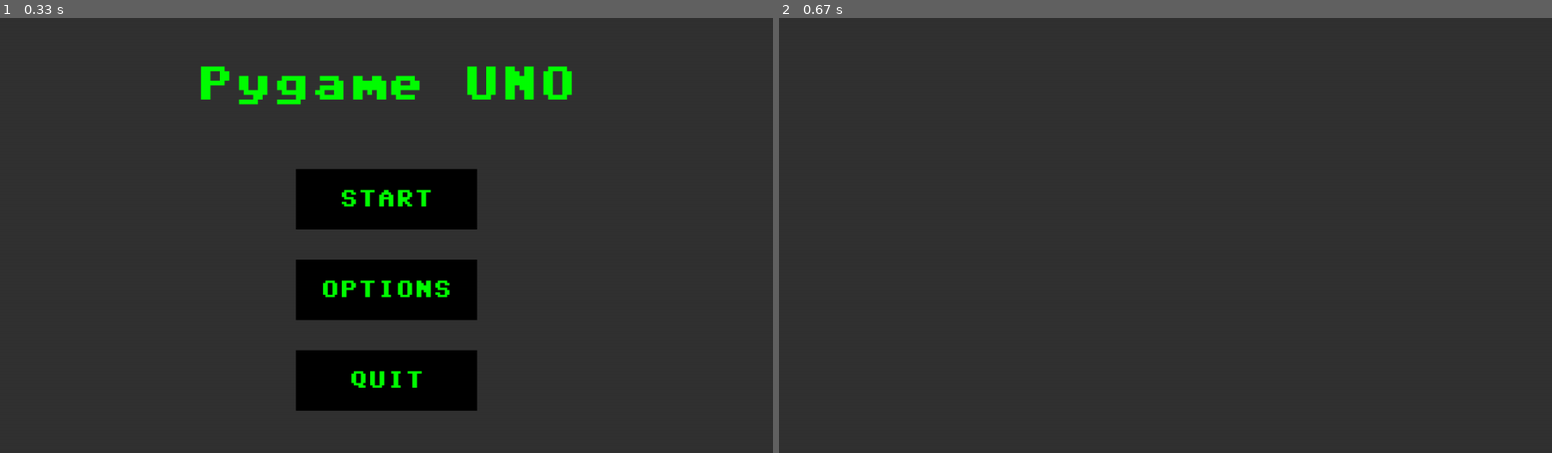
Above: before the commit, frames 1-2 (left to right).
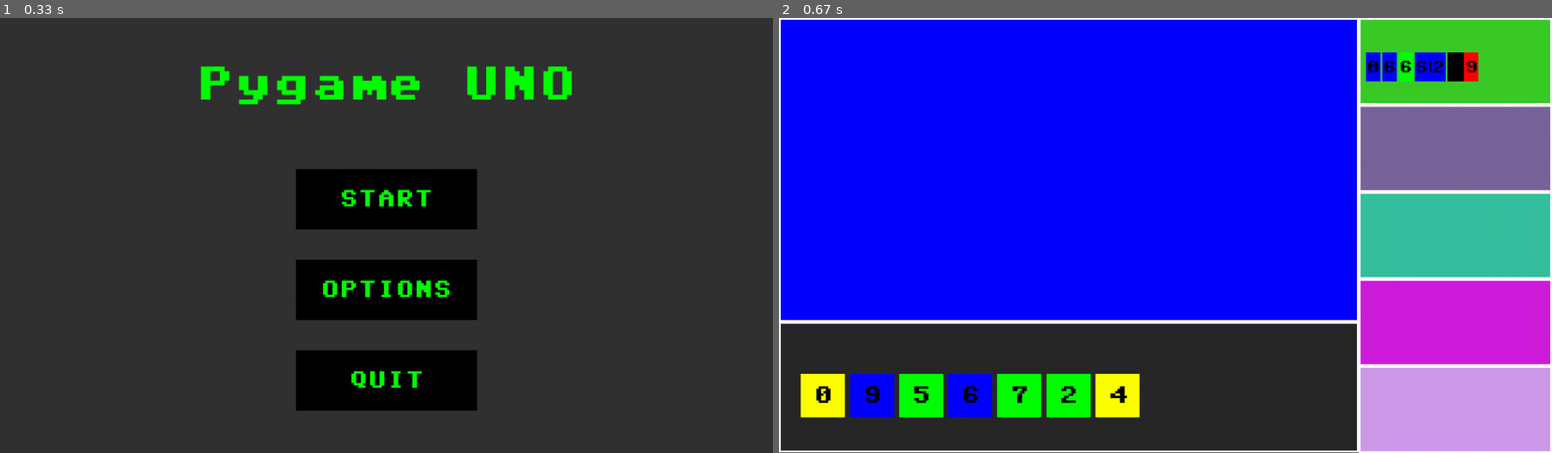
Above: after the commit, the same moments.

Repository: jrsky723/pygameuno
Game: pygame game, started from main.py
Same seed, same stepped clock (60 frames per second), same inputs: the game is played once before the commit and once after it.
Inputs:
- Up to frame 1 (0.33 s): no input
- Up to frame 2 (0.67 s): click "START" at 0.38 s

Frame 1 is identical in both runs. In frame 2, 82% of the frame differs, in the area x 0-100%, y 0-100%.

Commit message:
basic game screen

Diff:
--- a/game/card.py
+++ b/game/card.py
@@ -8,3 +8,11 @@
         self.type = type
         self.color = color
         self.value = value
+
+    def get_abb(self):
+        abb = ""
+        if self.type == "number":
+            abb = self.value
+        else:
+            abb = self.value[0:2].upper()
+        return abb
--- a/game/uno_game.py
+++ b/game/uno_game.py
@@ -11,6 +11,7 @@
         self.discard_pile = []
         self.current_player_index = 0
         self.direction = 1
+        self.top_card = None
         self.init_game()
 
     def create_deck(self):
@@ -49,48 +50,19 @@
         for player_idx in range(self.player_number):
             self.add_player(Player(player_idx))
         self.deal_cards()
-
-        # self.shuffle_deck()
-        # self.deal_cards()
-        # # Place the top card of the deck on the discard pile
-        # self.discard_pile.append(self.deck.pop(0))
-        # while True:
-        #     # Get the current player
-        #     current_player = self.players[self.current_player_index]
-        #     print(f"Current player: {current_player.name}")
-        #     # Check if the player can play a card
-        #     if current_player.can_play(self.discard_pile[-1]):
-        #         card = current_player.play_card(self.discard_pile[-1])
-        #         print(f"{current_player.name} played {card}")
-        #         self.discard_pile.append(card)
-        #         # Check if the player has won
-        #         if len(current_player.hand) == 0:
-        #             print(f"{current_player.name} has won!")
-        #             break
-        #     else:
-        #         # Draw a card
-        #         card = self.deck.pop(0)
-        #         print(f"{current_player.name} drew {card}")
-        #         current_player.add_card(card)
-        #         # Check if the player can now play a card
-        #         if current_player.can_play(self.discard_pile[-1]):
-        #             card = current_player.play_card(self.discard_pile[-1])
-        #             print(f"{current_player.name} played {card}")
-        #             self.discard_pile.append(card)
-        #             # Check if the player has won
-        #             if len(current_player.hand) == 0:
-        #                 print(f"{current_player.name} has won!")
-        #                 break
-        #     # Move on to the next player
-        #     self.current_player_index += self.direction
-        #     if self.current_player_index < 0:
-        #         self.current_player_index = len(self.players) - 1
-        #     elif self.current_player_index >= len(self.players):
-        #         self.current_player_index = 0
-        #     print("------------------------------------------------------")
+        self.discard_pile.append(self.deck.pop(0))
+        self.top_card = self.discard_pile[-1]
 
 
 if __name__ == "__main__":
     game = UnoGame()
     for player in game.players:
-        print(f"{player.name}: {player.hand}")
+        print(player.idx)
+        for card in player.hand:
+            print(card.color, card.type, card.value)
+    print(
+        "Discard pile:",
+        game.discard_pile[0].color,
+        game.discard_pile[0].type,
+        game.discard_pile[0].value,
+    )
--- a/renders/card.py
+++ b/renders/card.py
@@ -9,11 +9,11 @@
         x,
         y,
         text,
+        color,
         font_size=C.FONT_SIZE,
         text_color=C.TEXT_COLOR,
         width=C.WIDTH,
         height=C.HEIGHT,
-        background_color=C.COLOR,
         screen_size="medium",
         color_blind=False,
     ):
@@ -25,7 +25,7 @@
             text_color=text_color,
             width=width,
             height=height,
-            background_color=background_color,
+            background_color=color,
             screen_size=screen_size,
             color_blind=color_blind,
         )
--- /dev/null
+++ b/renders/computer.py
@@ -0,0 +1,3 @@
+class Computer:
+    def __init__(self):
+        pass
--- a/screens/game.py
+++ b/screens/game.py
@@ -1,16 +1,109 @@
 import pygame
 from game.uno_game import UnoGame
 from screens.screen import Screen
-from renders.rect import Rect
-from utils.constants import SCREEN as S
-from utils.color_conversion import rgb
+from renders.card import Card
+from utils.constants import SCREEN as S, CARD as C
+from utils.color_conversion import rgb, random_rgb
 
 
 class GameScreen(Screen):
     def __init__(self, screen, options):
         super().__init__(screen, options)
-        self.computer_players = 1
-        self.game = UnoGame(player_number=self.computer_players + 1)
+        self.com_players_number = 1
+        self.max_players = 6
+        self.game = UnoGame(player_number=self.com_players_number + 1)
+        self.player = self.game.players[0]
+        self.coms = self.game.players[1:]
+        self.top_card = self.game.top_card
+        self.player_hand_surface = None
+        self.board_surface = None
+        self.com_hand_surfaces = []
+        self.board_surface_const = {
+            "pos": (0, 0),
+            "size": (self.screen_width * (3 / 4), self.screen_height * (7 / 10)),
+        }
+        self.player_hand_surface_const = {
+            "pos": (0, self.screen_height * (7 / 10)),
+            "size": (self.screen_width * (3 / 4), self.screen_height * (3 / 10)),
+        }
+        self.com_hand_surface_const = {
+            "pos": (self.screen_width * (3 / 4), 0),
+            "size": (self.screen_width / 4, self.screen_height / 5),
+            "gap": (self.screen_height / 5),
+        }
+        self.create_surfaces()
+
+    def create_surfaces(self):
+        self.player_hand_surface = pygame.Surface(
+            self.player_hand_surface_const["size"]
+        )
+        self.board_surface = pygame.Surface(self.board_surface_const["size"])
+        for _ in range(self.max_players - 1):
+            self.com_hand_surfaces.append(
+                pygame.Surface(self.com_hand_surface_const["size"])
+            )
+
+        self.player_hand_surface.fill(rgb("dark_gray", self.color_blind))
+        self.board_surface.fill(rgb("blue", self.color_blind))
+        for hand_surface in self.com_hand_surfaces:
+            hand_surface.fill(random_rgb())
+
+    def draw_hand(self, surface, hand, is_player=True):
+        S_WIDTH = surface.get_width()
+        S_HEIGHT = surface.get_height()
+        C_WIDTH, C_HEIGHT = S_WIDTH / 13, S_HEIGHT / 3
+        C_GAP = C_WIDTH * 1.1
+        C_X, C_Y = C_WIDTH / 2, S_HEIGHT * 0.4
+        font_size = C.FONT_SIZE if is_player else C.FONT_SIZE * 0.7
+        card_params = self.rect_params | {
+            "width": C_WIDTH,
+            "height": C_HEIGHT,
+            "font_size": font_size,
+            "y": C_Y,
+        }
+        for i, card in enumerate(hand):
+            card_params["x"] = C_X + i * C_GAP
+            card_render = Card(**card_params, color=card.color, text=card.get_abb())
+            card_render.draw(surface)
+        pass
+
+    def draw_hands(self):
+        self.draw_hand(self.player_hand_surface, self.player.hand, is_player=True)
+        for i, com in enumerate(self.coms):
+            self.draw_hand(self.com_hand_surfaces[i], com.hand, is_player=False)
+
+    def draw_top_card(self):
+        pass
+
+    def draw_board(self):
+        self.draw_top_card()
+        pass
+
+    def draw_surface(self):
+        self.screen.blit(
+            self.player_hand_surface, self.player_hand_surface_const["pos"]
+        )
+        self.screen.blit(self.board_surface, self.board_surface_const["pos"])
+        for i, com_surface in enumerate(self.com_hand_surfaces):
+            self.screen.blit(
+                com_surface, (self.screen_width * (3 / 4), i * (self.screen_height / 5))
+            )
+        # draw inner border for all surfaces
+        self.add_inner_border(self.player_hand_surface, rgb("white"), 3)
+        self.add_inner_border(self.board_surface, rgb("white"), 3)
+        for com_surface in self.com_hand_surfaces:
+            self.add_inner_border(com_surface, rgb("white"), 3)
+
+    def add_inner_border(self, surface, color, width):
+        pygame.draw.rect(
+            surface,
+            color,
+            (0, 0, surface.get_width(), surface.get_height()),
+            width,
+        )
 
     def draw(self):
         super().draw()
+        self.draw_board()
+        self.draw_hands()
+        self.draw_surface()
--- a/screens/screen.py
+++ b/screens/screen.py
@@ -89,9 +89,16 @@
     def draw(self):
         self.screen.fill(self.background_color)
 
-    def run(self):
+    def main_loop(self):
         while self.running:
             self.process_events()
             self.update()
             self.draw()
             pygame.display.update()
+
+    def run(self):
+        try:
+            self.main_loop()
+        except Exception as e:
+            print(e)
+            self.quit()
--- a/uno_game.py
+++ b/uno_game.py
@@ -52,7 +52,6 @@
         self.discard_pile.append(self.deck.pop(0))
 
 
-
 if __name__ == "__main__":
     game = UnoGame()
     for player in game.players:
--- a/utils/color_conversion.py
+++ b/utils/color_conversion.py
@@ -1,3 +1,5 @@
+import random
+
 from utils.constants import (
     COLOR_BLIND_FRIENDLY_COLORS_DICT,
     COLORS_DICT,
@@ -20,3 +22,7 @@
     if isinstance(color, str):
         color = get_color_by_name(color, color_blind)
     return color
+
+
+def random_rgb():
+    return (random.randint(0, 255), random.randint(0, 255), random.randint(0, 255))
--- a/utils/constants.py
+++ b/utils/constants.py
@@ -55,8 +55,9 @@
 class CARD:
     WIDTH = 100
     HEIGHT = 150
-    FONT_SIZE = 20
-    TEXT_COLOR = "white"
+    FONT_SIZE = 40
+    TEXT_COLOR = "black"
+    BACKGROUND_COLOR = "black"
 
 
 # Button properties
